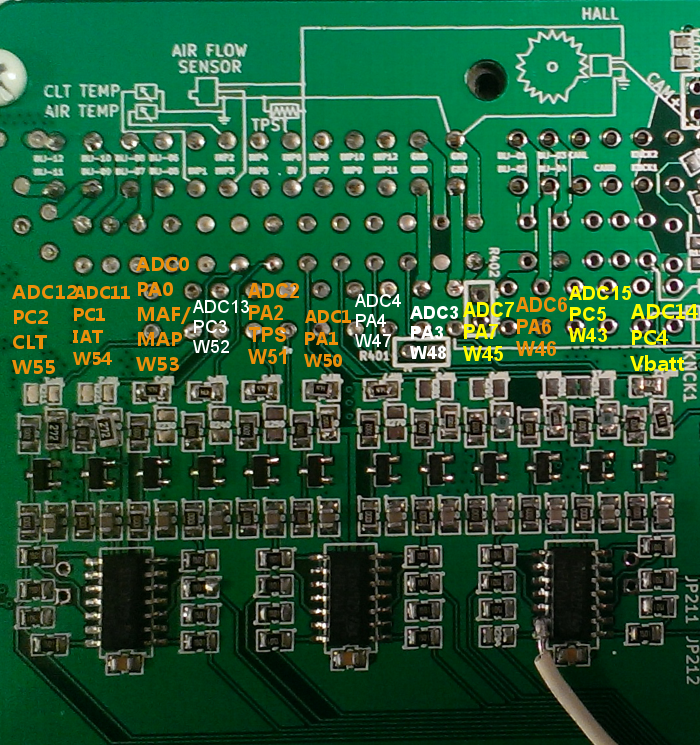
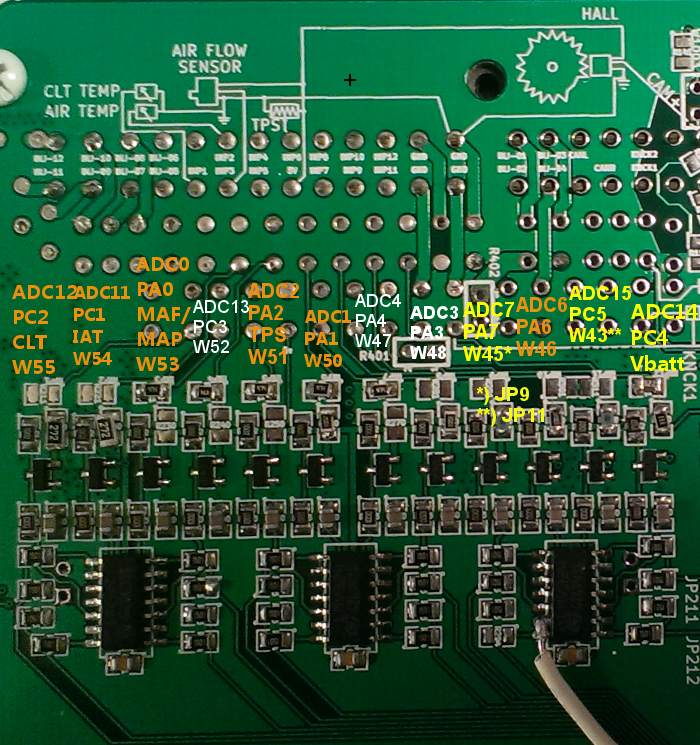
Revision of a layered 700 × 745 image; what changed, layer by layer:
painted on "ADC7 ..." over bbox(504, 346, 512, 354)
added layer "+" above "*) JP9 ..." over bbox(344, 74, 356, 86)
added layer "*) JP9 ..." above "ADC15 ..." over bbox(477, 387, 544, 426)
painted on "ADC15 ..." over bbox(608, 328, 621, 335)
